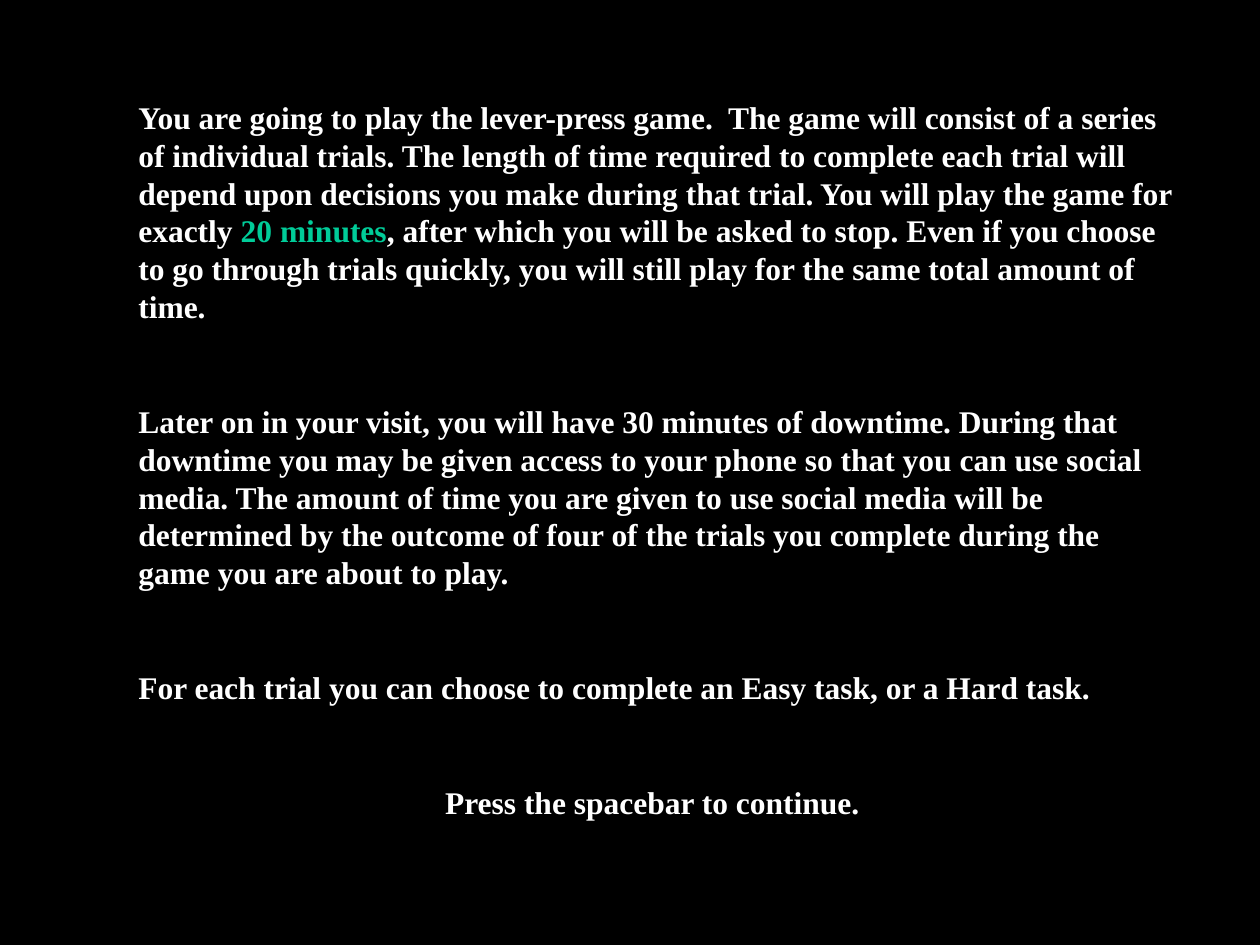
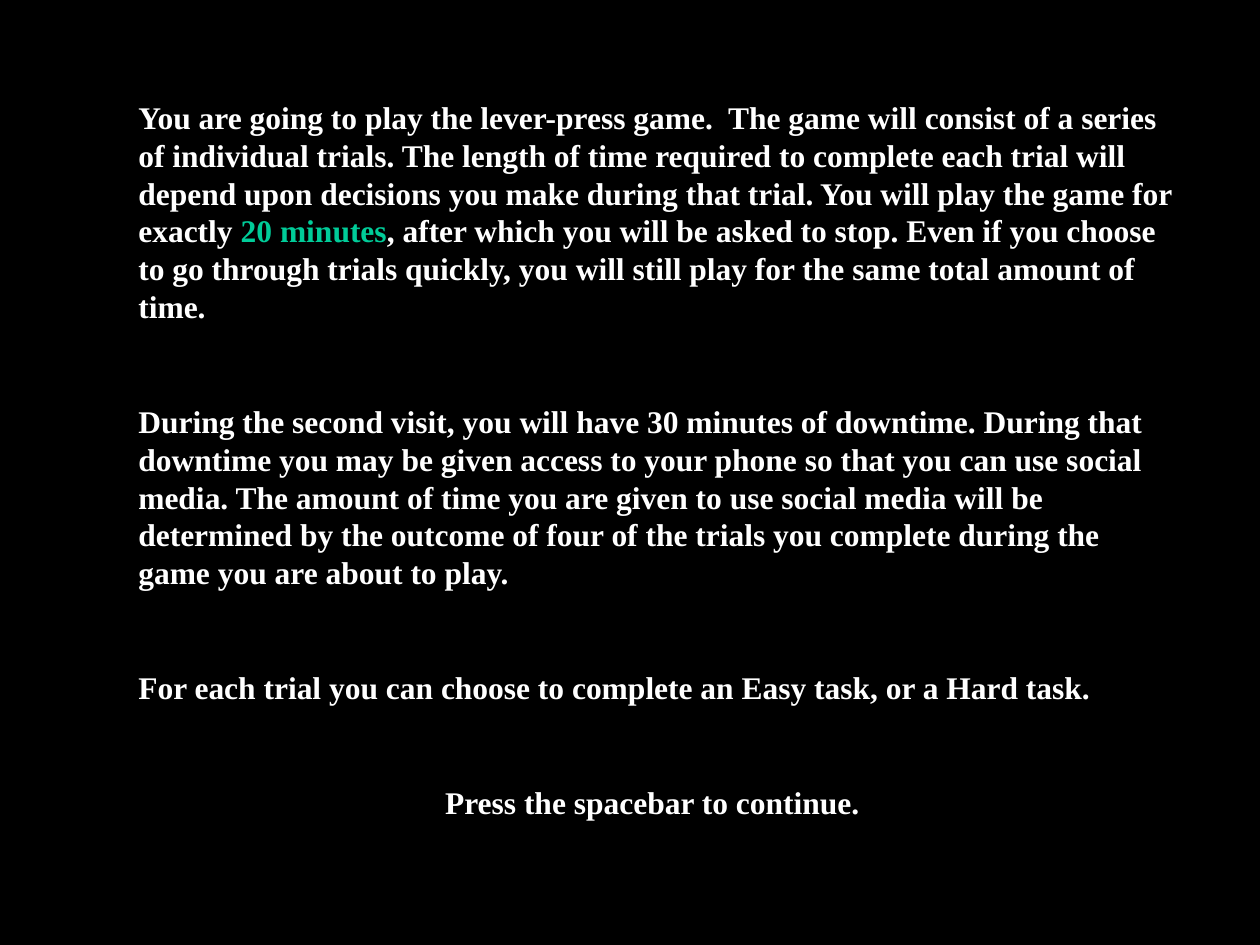
Before and after one commit to DVS-Lab/istart, a slide deck: slide 2 of Mock_Scan/Social/Righthand_Participant_Social_Instructions.ppt. Drawn at 1260x945 pixels with LibreOffice and Linux fonts; fonts in the diff are those of the drawing. Boxes give left, top, right and bottom in pixels: in the first picture for what was removed or moved away, otherwise in the second. Text is boxed around its words. In the diff, an @@ line names an element or a change of style, - is before the commit and + after.

```diff
--- a/Mock_Scan/Social/Righthand_Participant_Social_Instructions.ppt
+++ b/Mock_Scan/Social/Righthand_Participant_Social_Instructions.ppt
@@ text at (138, 411, 1142, 591): text changed @@
-Later on in your visit, you will have 30 minutes of downtime. During that downtime you may be given access to your phone so that you can use social media. The amount of time you are given to use social media will be determined by the outcome of four of the trials you complete during the game you are about to play.
+During the second visit, you will have 30 minutes of downtime. During that downtime you may be given access to your phone so that you can use social media. The amount of time you are given to use social media will be determined by the outcome of four of the trials you complete during the game you are about to play.
```
